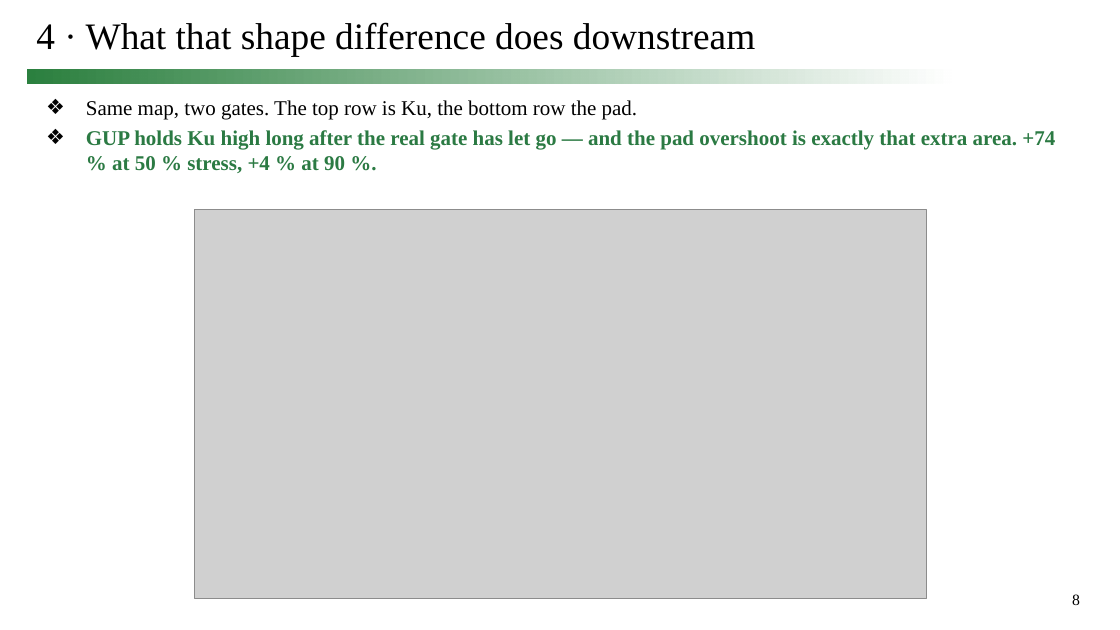
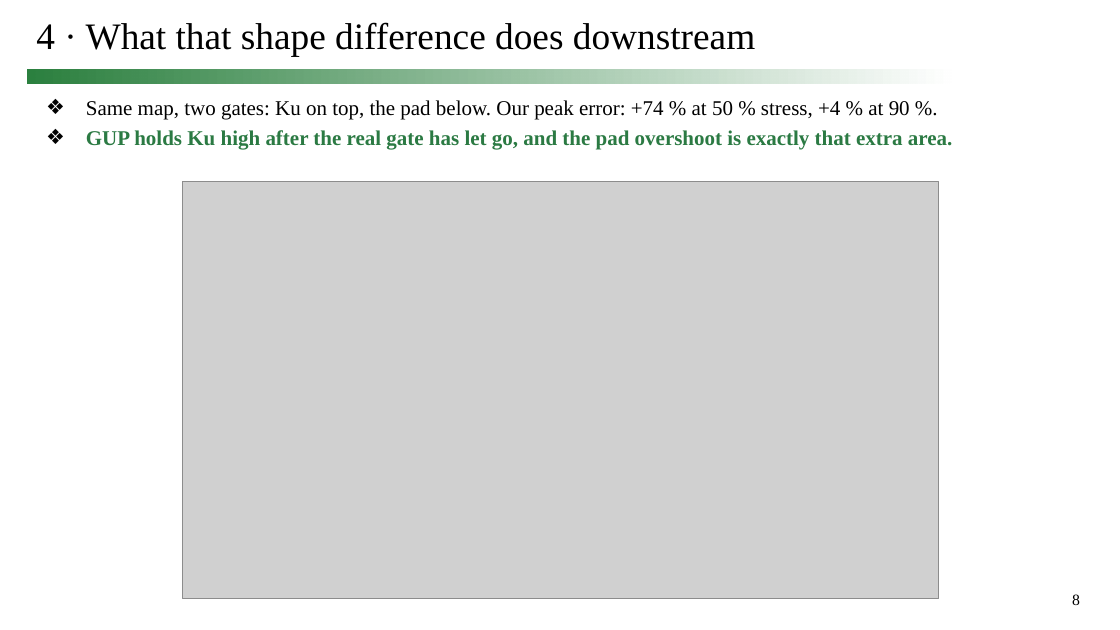
Before and after one commit to simon9721/ibis_comparison, a slide deck: slide 8 of results/meeting_deck_2026-09-24/0924_track1_story.pptx. Drawn at 1120x630 pixels with LibreOffice and Linux fonts; fonts in the diff are those of the drawing; grey boxes stand for pictures. Boxes give left, top, right and bottom in pixels: in the first picture for what was removed or moved away, otherwise in the second. Text is boxed around its words. In the diff, an @@ line names an element or a change of style, - is before the commit and + after.

```diff
--- a/results/meeting_deck_2026-09-24/0924_track1_story.pptx
+++ b/results/meeting_deck_2026-09-24/0924_track1_story.pptx
@@ text at box(86, 100, 952, 150): text changed @@
-❖ Same map, two gates. The top row is Ku, the bottom row the pad.
-❖ GUP holds Ku high long after the real gate has let go — and the pad overshoot is exactly that extra area. +74 % at 50 % stress, +4 % at 90 %.
+❖ Same map, two gates: Ku on top, the pad below. Our peak error: +74 % at 50 % stress, +4 % at 90 %.
+❖ GUP holds Ku high after the real gate has let go, and the pad overshoot is exactly that extra area.
@@ picture: place and size @@
-picture at box(195, 209, 927, 599)
+picture at box(182, 181, 939, 599)
```
Also in this commit, not shown: 22 other slides changed, 16 other files.
